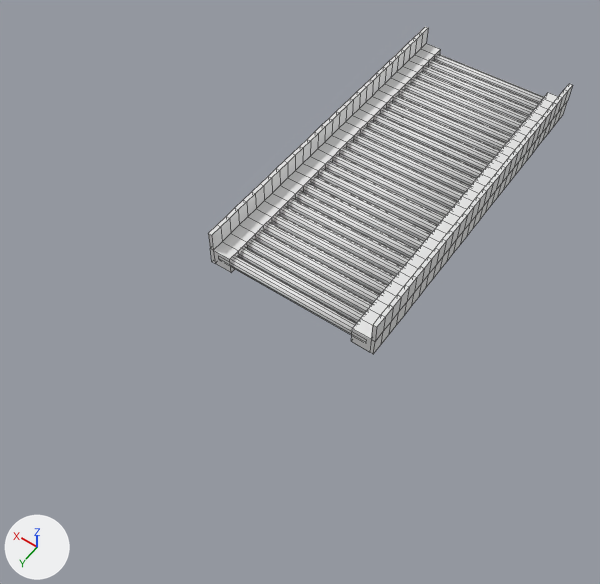
What one commit did to the FBX model Assets/Mesh_Models/Line_straight.fbx.
Rendered twice from a 50 mm camera at (-8.3, 16.22, 14.53) aimed at (-2.3, 7.82, 1.34). Lighting does not change. The marker at lower left points along +X, +Y and +Z. Mesh edges are drawn as thin lines. Where no turn or scale is listed for an object, it has been applied to the vertices.
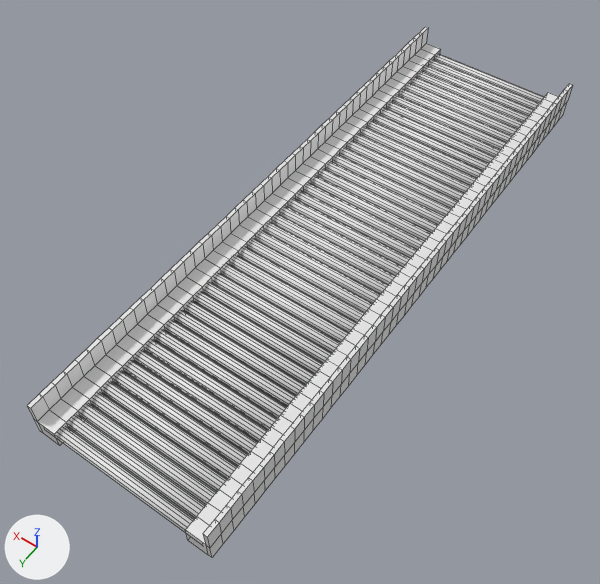
The newer file is also turned or shifted as a whole; pictures and numbers use the older file's frame.

Where the change shows, as pixel boxes [x1, y1, x2, y2] in the pictures (600 x 584 px):
'Cylinder.008', reshaped (49% wider, 62% taller)
    before: [208, 27, 573, 354]
    after: [27, 27, 573, 558]
part 1 of me_cylinder_015, added
    after: [222, 265, 348, 343]
part 2 of me_cylinder_015, added
    after: [213, 274, 340, 353]
part 3 of me_cylinder_015, added
    after: [204, 283, 331, 363]
part 4 of me_cylinder_015, added
    after: [195, 292, 323, 374]
part 5 of me_cylinder_015, added
    after: [185, 301, 314, 385]
part 6 of me_cylinder_015, added
    after: [176, 311, 305, 396]
part 7 of me_cylinder_015, added
    after: [166, 320, 296, 407]
part 8 of me_cylinder_015, added
    after: [156, 330, 287, 419]
part 9 of me_cylinder_015, added
    after: [146, 340, 277, 430]
part 10 of me_cylinder_015, added
    after: [136, 351, 267, 442]
part 11 of me_cylinder_015, added
    after: [125, 361, 258, 454]
part 12 of me_cylinder_015, added
    after: [114, 372, 247, 466]
part 13 of me_cylinder_015, added
    after: [103, 382, 237, 479]
part 14 of me_cylinder_015, added
    after: [92, 393, 226, 491]
part 15 of me_cylinder_015, added
    after: [81, 405, 216, 504]
part 16 of me_cylinder_015, added
    after: [69, 416, 205, 518]
part 17 of me_cylinder_015, added
    after: [58, 428, 194, 533]
part 18 of me_cylinder_015, added
    after: [185, 325, 377, 558]
part 19 of me_cylinder_015, added
    after: [27, 233, 230, 446]

The change, as a list of edits to the scene's bpy script:
```text
Change me_cylinder_015:
    used by ob_cylinder_008; location = (-2.46, 8.27, 0.02)
    remove me_cylinder_015.from_pydata(...)  # 1216 vertices, 912 faces; spans x -1.94..1.94, y -8.21..0.14, z 1.59..2.45
    add me_cylinder_015.from_pydata(...)  # 1896 vertices, 1422 faces; spans x -1.94..1.94, y -8.21..4.87, z 1.59..2.45
    me_cylinder_015 part 1: a new loose piece, a 12-sided cylinder along x spanning x -1.75..1.75, y 0.15..0.4, z 1.68..1.93
    me_cylinder_015 part 2: a new loose piece, a 12-sided cylinder along x spanning x -1.75..1.75, y 0.43..0.68, z 1.68..1.93
    me_cylinder_015 part 3: a new loose piece, a 12-sided cylinder along x spanning x -1.75..1.75, y 0.71..0.96, z 1.68..1.93
    me_cylinder_015 part 4: a new loose piece, a 12-sided cylinder along x spanning x -1.75..1.75, y 0.99..1.24, z 1.68..1.93
    me_cylinder_015 part 5: a new loose piece, a 12-sided cylinder along x spanning x -1.75..1.75, y 1.27..1.52, z 1.68..1.93
    me_cylinder_015 part 6: a new loose piece, a 12-sided cylinder along x spanning x -1.75..1.75, y 1.54..1.79, z 1.68..1.93
    me_cylinder_015 part 7: a new loose piece, a 12-sided cylinder along x spanning x -1.75..1.75, y 1.82..2.07, z 1.68..1.93
    me_cylinder_015 part 8: a new loose piece, a 12-sided cylinder along x spanning x -1.75..1.75, y 2.1..2.35, z 1.68..1.93
    me_cylinder_015 part 9: a new loose piece, a 12-sided cylinder along x spanning x -1.75..1.75, y 2.38..2.63, z 1.68..1.93
    me_cylinder_015 part 10: a new loose piece, a 12-sided cylinder along x spanning x -1.75..1.75, y 2.66..2.91, z 1.68..1.93
    me_cylinder_015 part 11: a new loose piece, a 12-sided cylinder along x spanning x -1.75..1.75, y 2.93..3.18, z 1.68..1.93
    me_cylinder_015 part 12: a new loose piece, a 12-sided cylinder along x spanning x -1.75..1.75, y 3.21..3.46, z 1.68..1.93
    me_cylinder_015 part 13: a new loose piece, a 12-sided cylinder along x spanning x -1.75..1.75, y 3.49..3.74, z 1.68..1.93
    me_cylinder_015 part 14: a new loose piece, a 12-sided cylinder along x spanning x -1.75..1.75, y 3.77..4.02, z 1.68..1.93
    me_cylinder_015 part 15: a new loose piece, a 12-sided cylinder along x spanning x -1.75..1.75, y 4.05..4.3, z 1.68..1.93
    me_cylinder_015 part 16: a new loose piece, a 12-sided cylinder along x spanning x -1.75..1.75, y 4.33..4.58, z 1.68..1.93
    me_cylinder_015 part 17: a new loose piece, a 12-sided cylinder along x spanning x -1.75..1.75, y 4.6..4.85, z 1.68..1.93
    me_cylinder_015 part 18: 136 vertices added at x -1.94..-1.44, y 0.42..4.87, z 1.59..2.45
    me_cylinder_015 part 19: 136 vertices added at x 1.44..1.94, y 0.42..4.87, z 1.59..2.45
```
